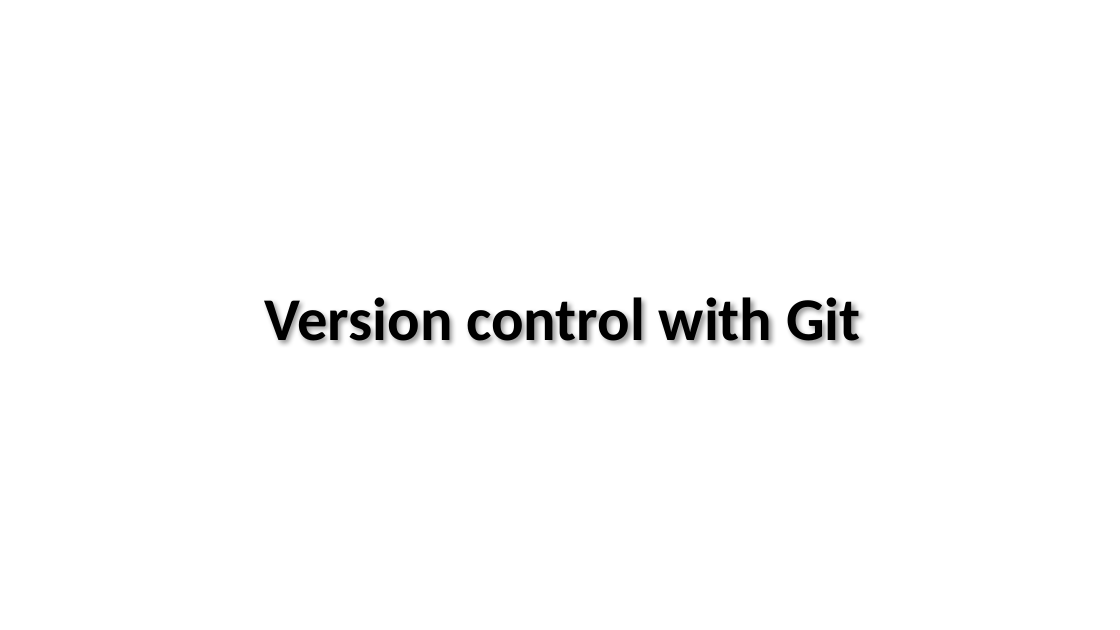
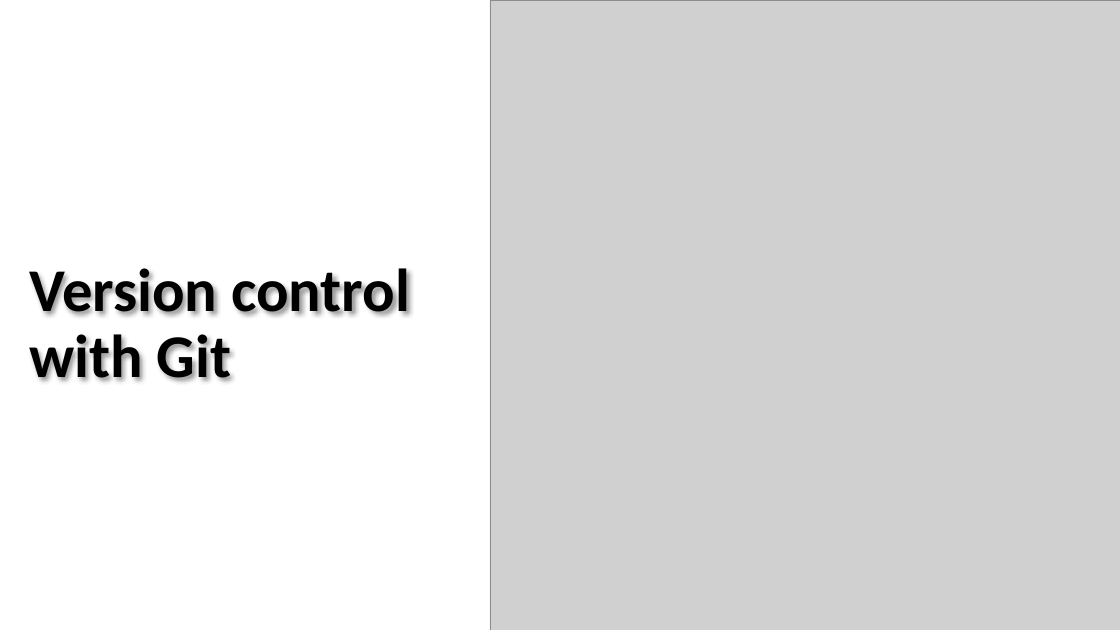
Before and after one commit to leilaicruz/Git4TUmembers_lesson, a slide deck: slide 1 of Git-intro-lesson(day 1).pptx. Drawn at 1120x630 pixels with LibreOffice and Linux fonts; fonts in the diff are those of the drawing; grey boxes stand for pictures; background and template pictures are left out. Boxes give left, top, right and bottom in pixels: in the first picture for what was removed or moved away, otherwise in the second. Text is boxed around its words. In the diff, an @@ line names an element or a change of style, - is before the commit and + after.

```diff
--- a/Git-intro-lesson(day 1).pptx
+++ b/Git-intro-lesson(day 1).pptx
@@ picture added at [490,0,1120,630] @@
@@ title "Version control with Git": place and size @@
-title "Version control with Git" at [265,297,860,343]
+title "Version control with Git" at [29,268,410,381]
@@ title "Version control with Git" at [29,268,410,381]: alignment centre to left; vertical alignment bottom to middle @@
```
Also in this commit, not shown: 5 other slides changed, 5 slides added, 3 slides removed, 5 other files.
